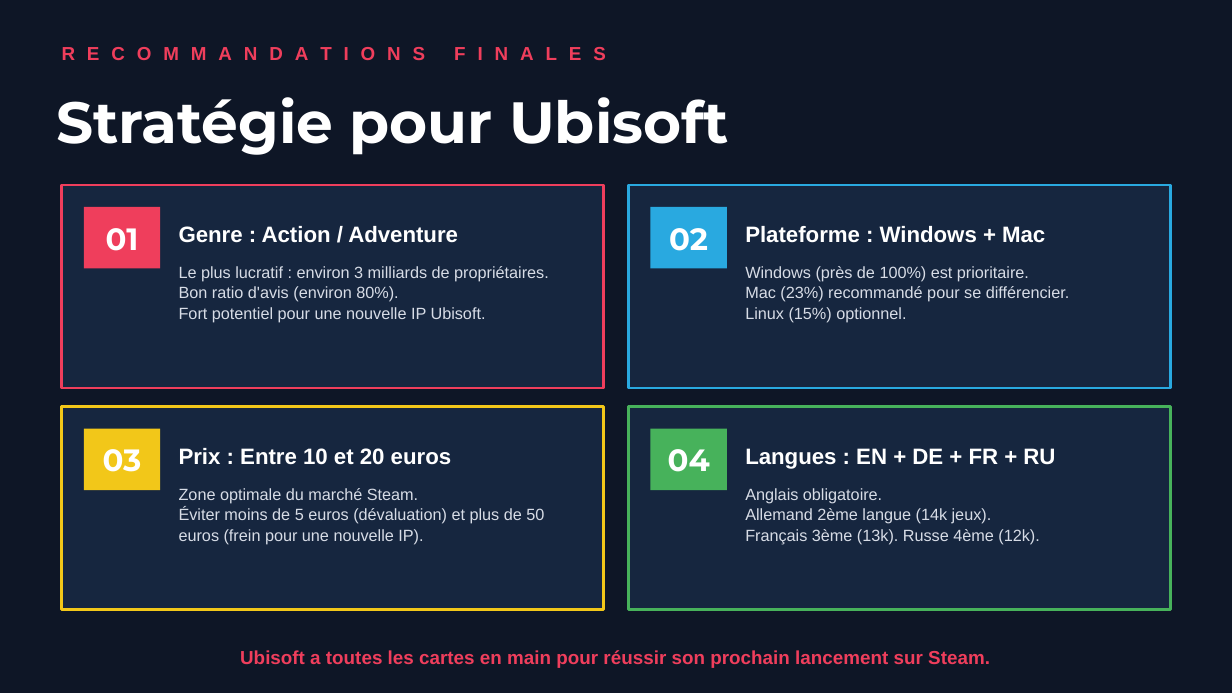
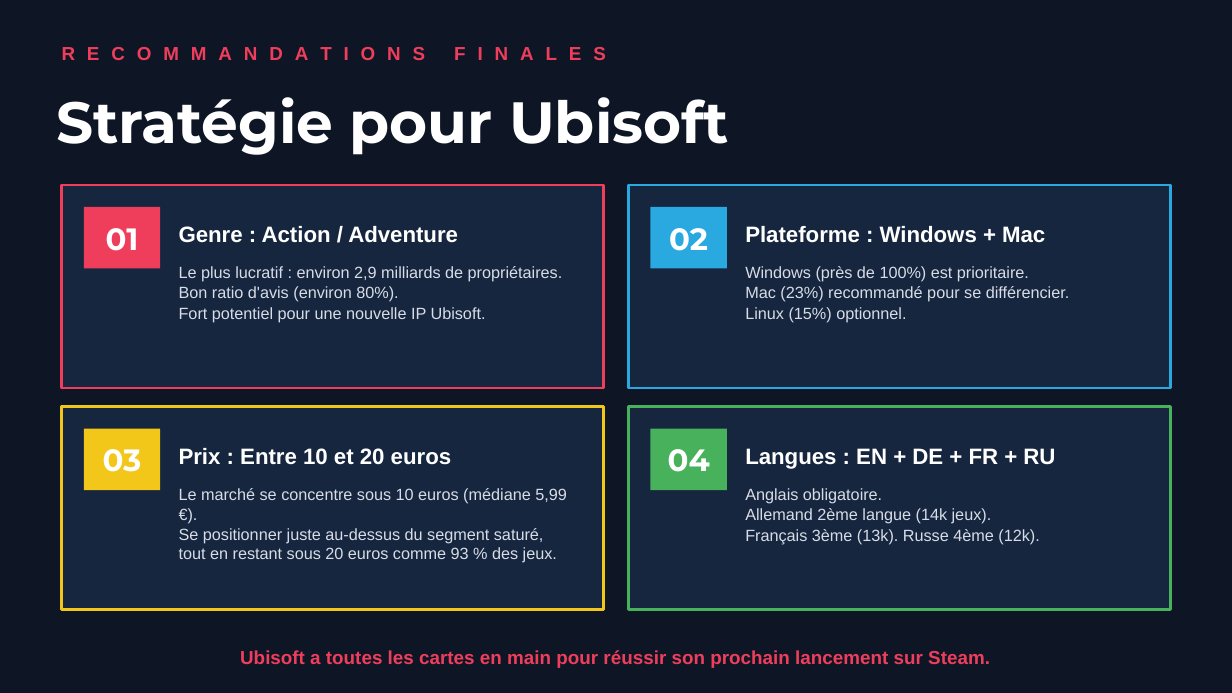
Before and after one commit to AichaFa/2-Projets-Fullstack, a slide deck: slide 11 of 2-Analyse exploratoire des données/2-Steam/doc/Project_Steam_Storytelling.pptx (slide 8 before the commit). Drawn at 1232x693 pixels with LibreOffice and Linux fonts; fonts in the diff are those of the drawing. Boxes give left, top, right and bottom in pixels: in the first picture for what was removed or moved away, otherwise in the second. Text is boxed around its words. In the diff, an @@ line names an element or a change of style, - is before the commit and + after.

```diff
--- a/2-Analyse exploratoire des données/2-Steam/doc/Project_Steam_Storytelling.pptx
+++ b/2-Analyse exploratoire des données/2-Steam/doc/Project_Steam_Storytelling.pptx
@@ text at (179,266,563,282): text changed @@
-Le plus lucratif : environ 3 milliards de propriétaires.
+Le plus lucratif : environ 2,9 milliards de propriétaires.
@@ text at (179,488,567,563): text changed @@
-Zone optimale du marché Steam.
-Éviter moins de 5 euros (dévaluation) et plus de 50 euros (frein pour une nouvelle IP).
+Le marché se concentre sous 10 euros (médiane 5,99 €).
+Se positionner juste au-dessus du segment saturé,
+tout en restant sous 20 euros comme 93 % des jeux.
```
Also in this commit, not shown: 6 other slides changed, 3 slides added, 17 other files.
